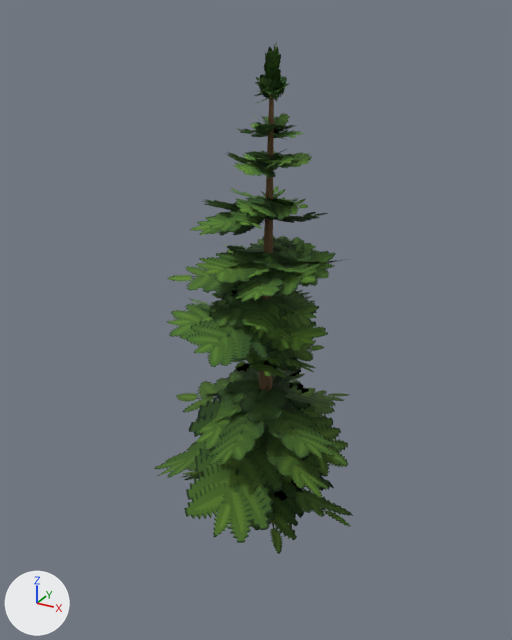
The glTF model public/worldart/assets/fir4_b.glb: old version first, new version second.
Camera for both pictures: a 50 mm lens placed at (4.84, -9.09, 8.11), pointed at (0.06, -0.39, 3.76). Lighting does not change. The marker at lower left points along +X, +Y and +Z. The first picture is the older version. Vertices at exactly the same position are counted once.

Before the edit, the objects in view are built like this:
```python
me_fir4_b = bpy.data.meshes.new('fir4_b')
me_fir4_b.from_pydata(...)  # 1200 vertices, 822 faces; spans x -2.14..2.53, y -3.05..2.43, z -0.3..7.83
# faces by material slot: [42, 780]
me_fir4_b.materials.append(mat_bark)
me_fir4_b.materials.append(mat_leaf_fir4)
ob_fir4_b = bpy.data.objects.new('fir4_b', me_fir4_b)
ob_fir4_b.location = (0.0, 0.0, 0.0)
```
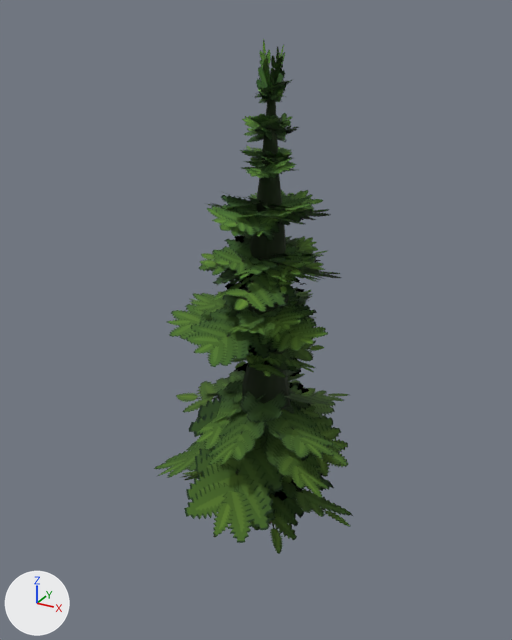
Edits to the bpy script that builds the scene:
```text
Change me_fir4_b:
    used by ob_fir4_b; location = (0.0, 0.0, 0.0)
    remove me_fir4_b.from_pydata(...)  # 1200 vertices, 822 faces; spans x -2.14..2.53, y -3.05..2.43, z -0.3..7.83
    add me_fir4_b.from_pydata(...)  # 1584 vertices, 1180 faces; spans x -2.14..2.53, y -3.05..2.43, z -0.3..7.85
    me_fir4_b part 1: the loose piece of 6 vertices spanning x -0.01..0.53, y -0.25..0.32, z 6.52..6.86 is copied, and the copy is multiplied about its middle by the matrix ((1.112, -0.288, -0.054), (0.29, 1.112, 0.053), (0.039, -0.065, 1.147)), then moved by (-0.01, 0.06, -0.04); it spans x -0.09..0.58, y -0.23..0.42, z 6.48..6.83
    me_fir4_b part 2: the loose piece of 6 vertices spanning x -0.06..0.28, y -0.27..0.12, z 6.97..7.74 is copied, and the copy is turned 94.8 degrees about the z axis through its middle and scaled by 1.03, then moved by (0.01, 0.0, 0.02); it spans x -0.05..0.3, y -0.26..0.11, z 6.97..7.77
    me_fir4_b part 3: 695 vertices moved from x -1.81..1.69, y -1.79..1.6, z 3.42..7.83 to x -1.43..1.74, y -2.02..1.2, z 3.19..6.44; 14 vertices removed from x -0.87..1.17, y -0.82..1.11, z 3.67..7.18; 320 vertices added at x -1.25..1.2, y -1.31..1.25, z 0.66..7.85
    me_fir4_b part 4: 355 kept faces spanning x -1.13..1.74, y -2.02..1.2, z 3.19..6.44 get new texture (UV) coordinates
    me_fir4_b part 5: 409 kept faces spanning x -1.32..1.74, y -2.02..1.2, z 3.19..6.44 get new vertex colours
    other edits to the shape of me_fir4_b do not show in these pictures
```

Changed parts and their boxes (x1, y1, x2, y2) in the pictures (512 x 640 px; the box of a moved part takes in the faces that stretch with it):
'fir4_b', reshaped: before (154, 44, 353, 554); after (154, 39, 353, 554)
part 1 of me_fir4_b, added: after (276, 113, 292, 133)
part 2 of me_fir4_b, added: after (271, 46, 286, 93)
part 3 of me_fir4_b, moved or reshaped: before (201, 94, 328, 349); after (189, 39, 316, 409)
part 4 of me_fir4_b, surface changed: before (168, 44, 342, 336); after (207, 145, 341, 344)
part 5 of me_fir4_b, recoloured: before (168, 44, 342, 336); after (199, 145, 341, 344)
